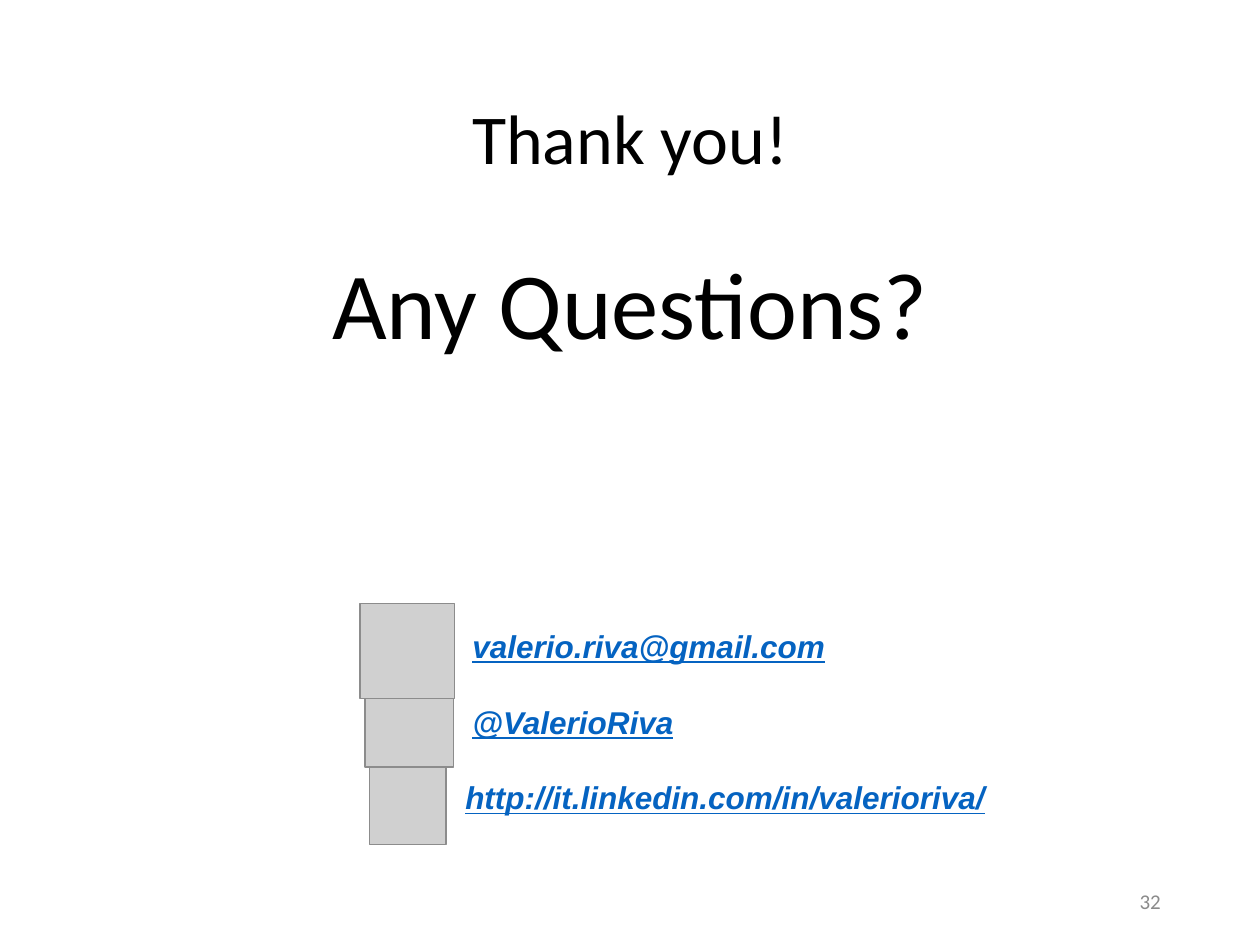
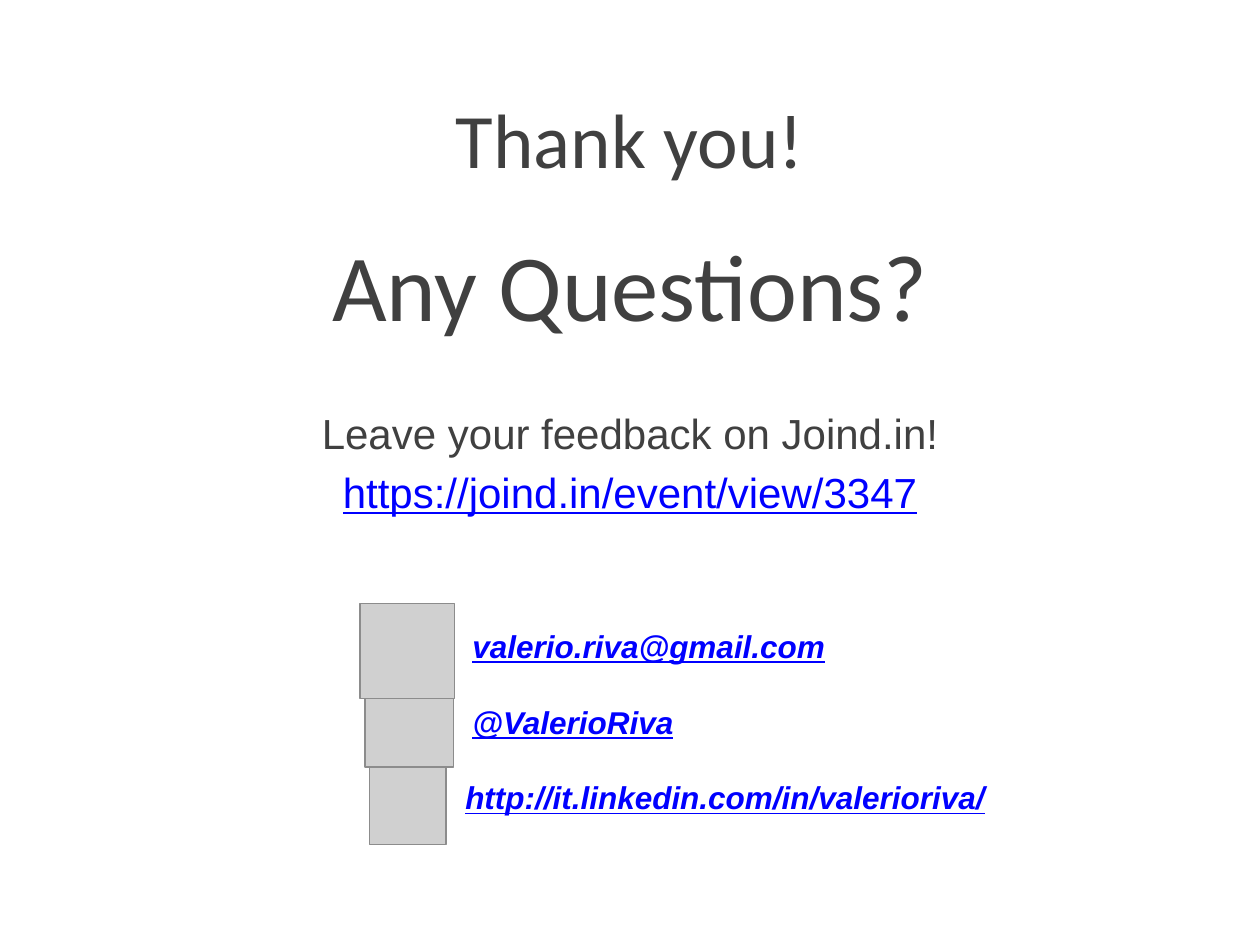
Before and after one commit to Lotti/codemotion2015, a slide deck: slide 13 of slides/slides.pptx (slide 32 before the commit). Drawn at 1260x945 pixels with LibreOffice and Linux fonts; fonts in the diff are those of the drawing; grey boxes stand for pictures; background and template pictures are left out. Boxes give left, top, right and bottom in pixels: in the first picture for what was removed or moved away, otherwise in the second. Text is boxed around its words. In the diff, an @@ line names an element or a change of style, - is before the commit and + after.

```diff
--- a/slides/slides.pptx
+++ b/slides/slides.pptx
@@ title "Thank you!": place and size @@
-title "Thank you!" at [472, 115, 788, 176]
+title "Thank you!" at [456, 114, 803, 181]
@@ title "Thank you!" at [456, 114, 803, 181]: size 40 to 44 pt, text colour #000000 to #404040; line spacing 0.9 to 1; vertical alignment middle to top @@
@@ text "Any Questions?": place and size @@
-text "Any Questions?" at [332, 273, 928, 355]
+text "Any Questions?" at [322, 255, 938, 516]
@@ text at [332, 255, 928, 337]: text colour #000000 to #404040 in "Any Questions?"; line spacing 0.9 to 1 @@
@@ text at [322, 418, 938, 516]: paragraphs added @@
+Leave your feedback on Joind.in!
+https://joind.in/event/view/3347
@@ text "valerio.riva@gmail.com" at [465, 635, 984, 815]: text colour #0563C1 to #0000FF @@
@@ text removed at [472, 635, 825, 664] @@
-ROME 27-28 march 2015 – Valerio Riva
@@ text added at [472, 635, 825, 664], 12 pt, text #FFFFFF, bold, italic @@
+- Valerio Riva
@@ page number removed at [1140, 895, 1161, 909] @@
-32
```
Also in this commit, not shown: 12 other slides changed, 1 slide added, 19 slides removed, 11 other files.
